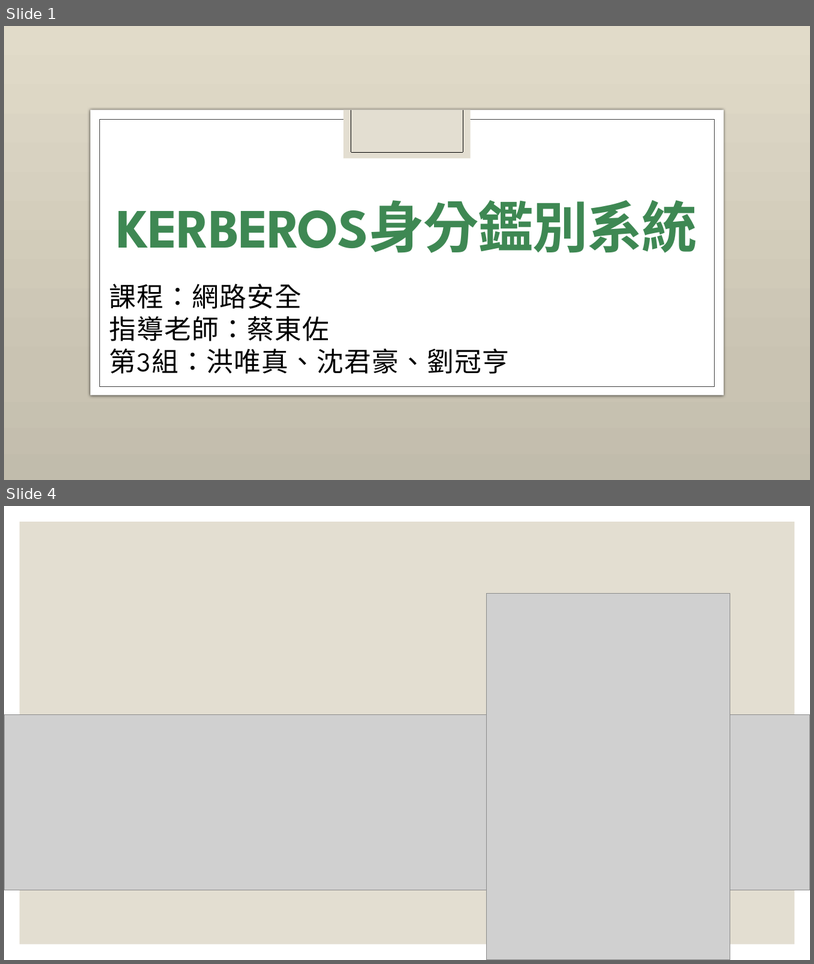
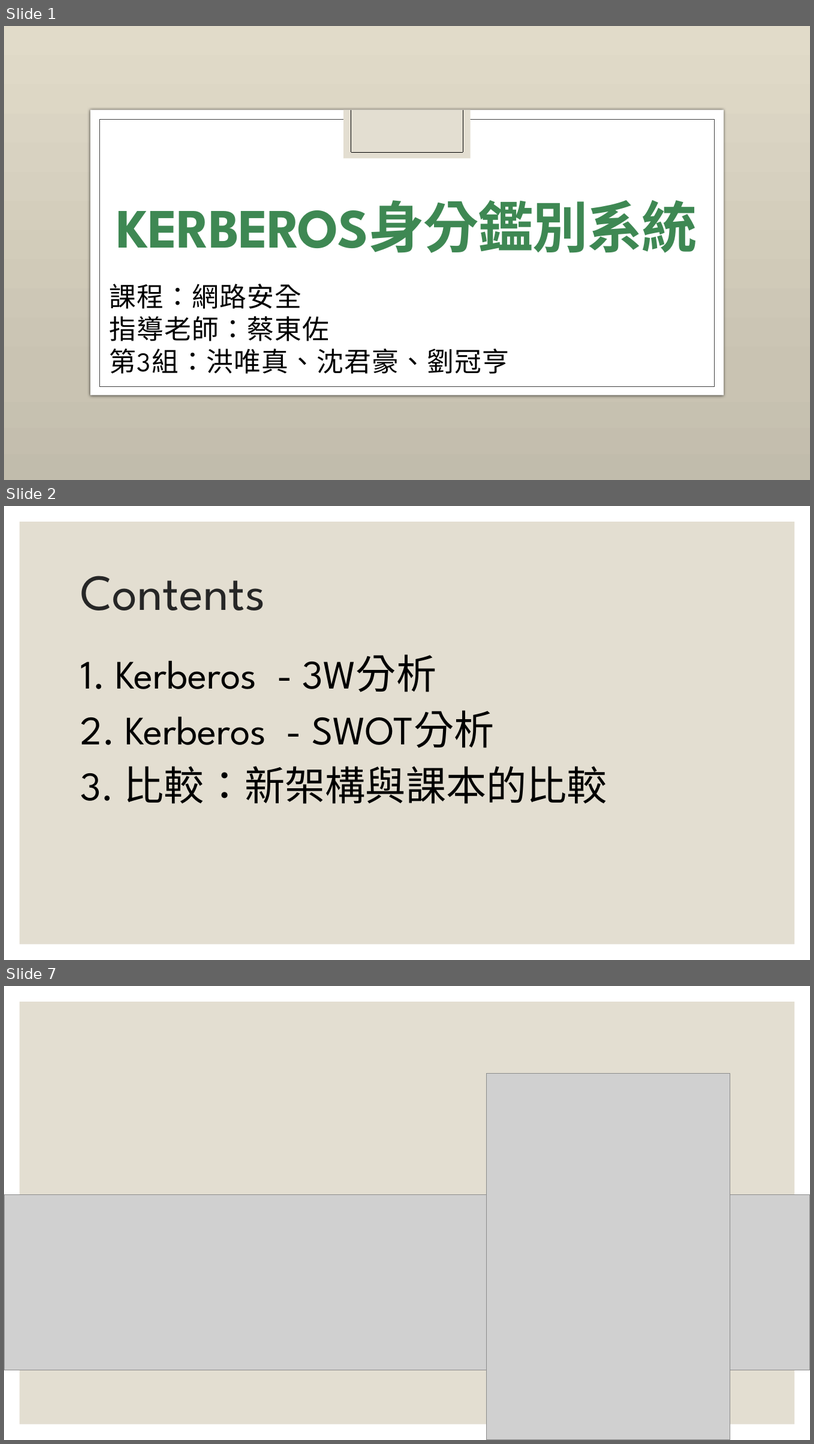
Before and after one commit to weiiweiihung/NTOU_Homework, a slide deck: src/一下_網路安全/20240316_Kerberos身分鑑別系統/第三組_Kerberos身分鑑別系統.pptx. Shown one above the other, each under a label of ours: slides 1 and 4 before the commit, slides 1, 2 and 7 after it; the slides between them are not shown. The pictures are 814x964 and 814x1444 pixels, drawn with LibreOffice and Linux fonts; fonts in the diff are those of the drawing; grey boxes stand for pictures; background and template pictures are left out. Boxes give left, top, right and bottom in pixels: in the first picture for what was removed or moved away, otherwise in the second. Text is boxed around its words. In the diff, an @@ line names an element or a change of style, - is before the commit and + after.

Commit message:
課本架構和自己想法的比較

```diff
--- a/src/一下_網路安全/20240316_Kerberos身分鑑別系統/第三組_Kerberos身分鑑別系統.pptx
+++ b/src/一下_網路安全/20240316_Kerberos身分鑑別系統/第三組_Kerberos身分鑑別系統.pptx
@@ slide 2 added at [4,506,810,960], background #FFFFFF; not listed: 1 template element that a slide beside it also shows @@
@@ title added at [81,576,266,610], 60 pt, text #262626 @@
+Contents
@@ text added at [81,654,608,804], 48 pt, text #000000 @@
+1. Kerberos - 3W分析
+2. Kerberos - SWOT分析
+3. 比較：新架構與課本的比較
@@ what was slide 4 is now slide 7 @@
```
Also in this commit, not shown: 3 other slides added.
